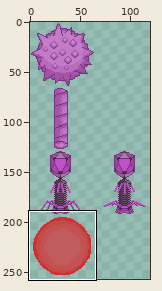
Edited in one commit: sprite sheet (images/grid.png). The first picture is a wide view before the edit; the outline marks the close-up.
Close-up. Before the edit:
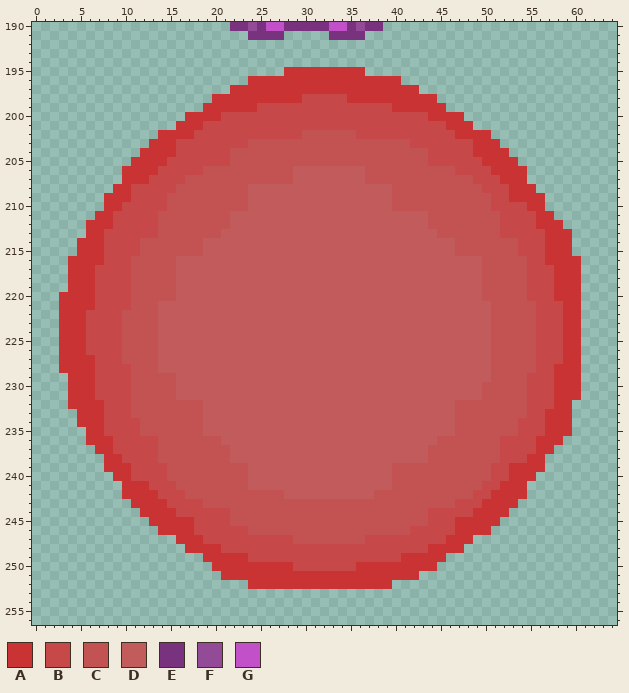
The file is 512x512 pixels. Colours within 5 levels of each other are drawn and written as one. Shown: x 0..64, y 190..256. The wide view leaves out empty margins.
Palette (. is transparent): A #ca3333  B #c64848  C #c35353  D #c25c5c  E #79327d  F #934b97  G #c250c9
Pixels before, first column x 3:
190 ...................EEFEGGEEEEEGGEFEE......................
191 .....................EEEE.....EEEE........................
192 ..........................................................
193 ..........................................................
194 ..........................................................
195 .........................AAAAAAAAA........................
196 .....................AAAAAAAAAAAAAAAAA....................
197 ...................AAAAAAAAAAAAAAAAAAAAA..................
198 .................AAAAAAAAAABBBBBAAAAAAAAAA................
199 ................AAAAAABBBBBBBBBBBBBBBAAAAAA...............
200 ..............AAAABBBBBBBBBBBBBBBBBBBBBBBAAAA.............
201 .............AAABBBBBBBBBBBBBBBBBBBBBBBBBBBAAA............
202 ...........AAAABBBBBBBBBBBBCCCCCCBBBBBBBBBBBAAAA..........
203 ..........AAABBBBBBBBCCCCCCCCCCCCCCCCCCBBBBBBBAAA.........
204 .........AAAABBBBBBCCCCCCCCCCCCCCCCCCCCCCBBBBBAAAA........
205 ........AAAABBBBBBBCCCCCCCCCCCCCCCCCCCCCCBBBBBBAAAA.......
206 .......AAAABBBBBCCCCCCCCCCDDDDDDDDCCCCCCCCCCBBBBAAAA......
207 .......AAABBBBCCCCCCCCCCCCDDDDDDDDCCCCCCCCCCCCBBBAAA......
208 ......AABBBBBCCCCCCCCDDDDDDDDDDDDDDDDCCCCCCCCCCBBBAAA.....
209 .....AAABBBBCCCCCCCCCDDDDDDDDDDDDDDDDCCCCCCCCCCCBBAAAA....
210 .....AABBBBBCCCCCCCCCDDDDDDDDDDDDDDDDCCCCCCCCCCCBBBBAA....
211 ....AABBBBBCCCCCCCCDDDDDDDDDDDDDDDDDDDDDDCCCCCCCCBBBBAA...
212 ...AAABBBBBCCCCCCCCDDDDDDDDDDDDDDDDDDDDDDCCCCCCCCBBBBAAA..
213 ...AABBBBBBCCCCCCCDDDDDDDDDDDDDDDDDDDDDDDDCCCCCCCBBBBBAAA.
214 ..AAABBBBCCCCCCCDDDDDDDDDDDDDDDDDDDDDDDDDDDDCCCCCCCBBBAAA.
215 ..AAABBBBCCCCCCCDDDDDDDDDDDDDDDDDDDDDDDDDDDDCCCCCCCBBBAAA.
216 .AAAABBBCCCCCDDDDDDDDDDDDDDDDDDDDDDDDDDDDDDDDDDCCCCCBBAAAA
217 .AAABBBBCCCCCDDDDDDDDDDDDDDDDDDDDDDDDDDDDDDDDDDCCCCCBBBAAA
218 .AAABBBBCCCCCDDDDDDDDDDDDDDDDDDDDDDDDDDDDDDDDDDCCCCCBBBAAA
219 .AAABBBBCCCCCDDDDDDDDDDDDDDDDDDDDDDDDDDDDDDDDDDCCCCCBBBAAA
220 AAAABBBBCCCCCDDDDDDDDDDDDDDDDDDDDDDDDDDDDDDDDDDCCCCCBBBAAA
221 AAAABBBBCCCDDDDDDDDDDDDDDDDDDDDDDDDDDDDDDDDDDDDDCCCCCBBBAA
222 AAABBBBCCCCDDDDDDDDDDDDDDDDDDDDDDDDDDDDDDDDDDDDDCCCCCBBBAA
223 AAABBBBCCCCDDDDDDDDDDDDDDDDDDDDDDDDDDDDDDDDDDDDDCCCCCBBBAA
224 AAABBBBCCCCDDDDDDDDDDDDDDDDDDDDDDDDDDDDDDDDDDDDDCCCCCBBBAA
225 AAABBBBCCCCDDDDDDDDDDDDDDDDDDDDDDDDDDDDDDDDDDDDDCCCCCBBBAA
226 AAABBBBCCCCDDDDDDDDDDDDDDDDDDDDDDDDDDDDDDDDDDDDDCCCCCBBBAA
227 AAAABBBCCCCDDDDDDDDDDDDDDDDDDDDDDDDDDDDDDDDDDDDDCCCCCBBBAA
228 AAAABBBBCCCDDDDDDDDDDDDDDDDDDDDDDDDDDDDDDDDDDDDDCCCCCBBAAA
229 .AAABBBBCCCCCDDDDDDDDDDDDDDDDDDDDDDDDDDDDDDDDDDDCCCCBBBAAA
230 .AAABBBBCCCCCDDDDDDDDDDDDDDDDDDDDDDDDDDDDDDDDDDCCCCCBBBAAA
231 .AAABBBBCCCCCDDDDDDDDDDDDDDDDDDDDDDDDDDDDDDDDDDCCCCCBBBAAA
232 .AAAABBBCCCCCCCCDDDDDDDDDDDDDDDDDDDDDDDDDDDDCCCCCCCCBBBAA.
233 ..AAABBBCCCCCCCCDDDDDDDDDDDDDDDDDDDDDDDDDDDDCCCCCCCCBBAAA.
234 ..AAABBBBCCCCCCCDDDDDDDDDDDDDDDDDDDDDDDDDDDDCCCCCCCBBBAAA.
235 ...AABBBBCCCCCCCDDDDDDDDDDDDDDDDDDDDDDDDDDDDCCCCCCCBBBAAA.
236 ...AAABBBBBCCCCCCCDDDDDDDDDDDDDDDDDDDDDDDDCCCCCCCBBBBAAA..
237 ....AABBBBBCCCCCCCCDDDDDDDDDDDDDDDDDDDDDDCCCCCCCCBBBBAA...
238 .....AABBBBCCCCCCCCDDDDDDDDDDDDDDDDDDDDDDCCCCCCCCBBBAA....
239 .....AAABBBBCCCCCCCCCDDDDDDDDDDDDDDDDCCCCCCCCCCCBBAAAA....
240 ......AABBBBCCCCCCCCCDDDDDDDDDDDDDDDDCCCCCCCCCCCBBAAA.....
241 .......AAABBBCCCCCCCCDDDDDDDDDDDDDDDDCCCCCCCCCCBBAAA......
242 .......AAAABBBCCCCCCCCCCCDDDDDDDDDDCCCCCCCCCCCBBAAAA......
243 ........AAAABBBBCCCCCCCCCCCCCCCCCCCCCCCCCCCCBBBAAAA.......
244 .........AAAABBBBBBCCCCCCCCCCCCCCCCCCCCCCBBBBBAAAA........
245 ..........AAAAABBBBCCCCCCCCCCCCCCCCCCCCCCBBBAAAAA.........
246 ...........AAAABBBBBBCCCCCCCCCCCCCCCCCCBBBBBAAAA..........
247 .............AAABBBBBBBBBBCCCCCCCCBBBBBBBBBAAA............
248 ..............AAAABBBBBBBBBBBBBBBBBBBBBBBAAAA.............
249 ................AAAAABBBBBBBBBBBBBBBBBAAAAA...............
250 .................AAAAAAAAABBBBBBBAAAAAAAAA................
251 ..................AAAAAAAAAAAAAAAAAAAAAA..................
252 .....................AAAAAAAAAAAAAAAA.....................
New version:
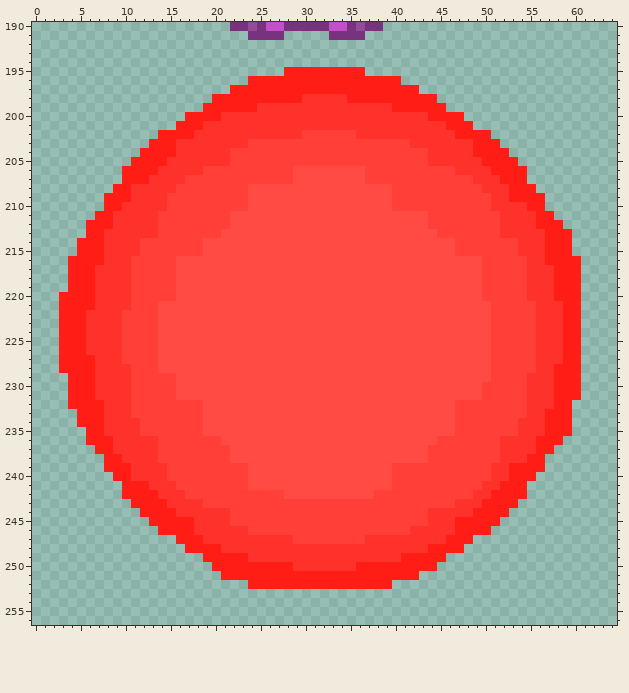
Edits made:
colour A: #ca3333 -> #ff1d15
colour B: #c64848 -> #ff322b
colour C: #c35353 -> #ff3f38
colour D: #c25c5c -> #ff4b44
Changed places in both close-ups, as pixel boxes (x1, y1, x2, y2):
changed: (59, 67, 581, 589)
